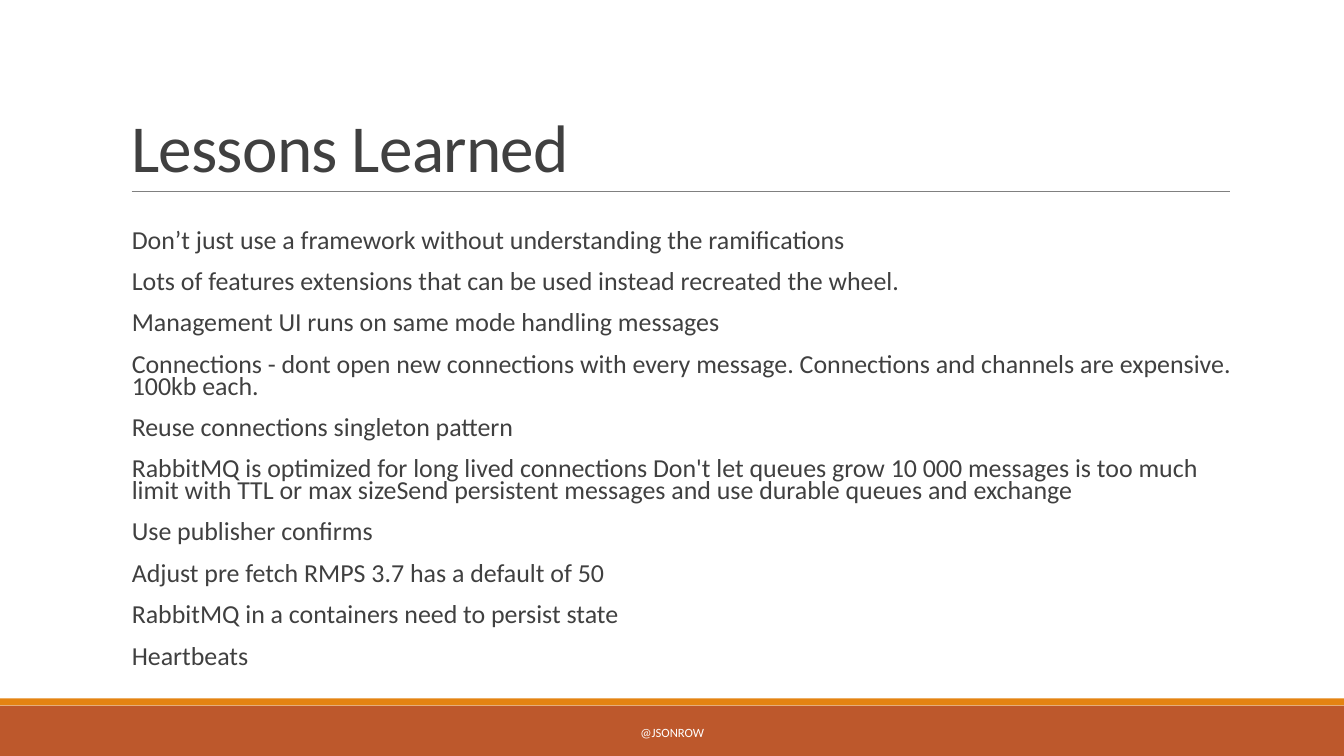
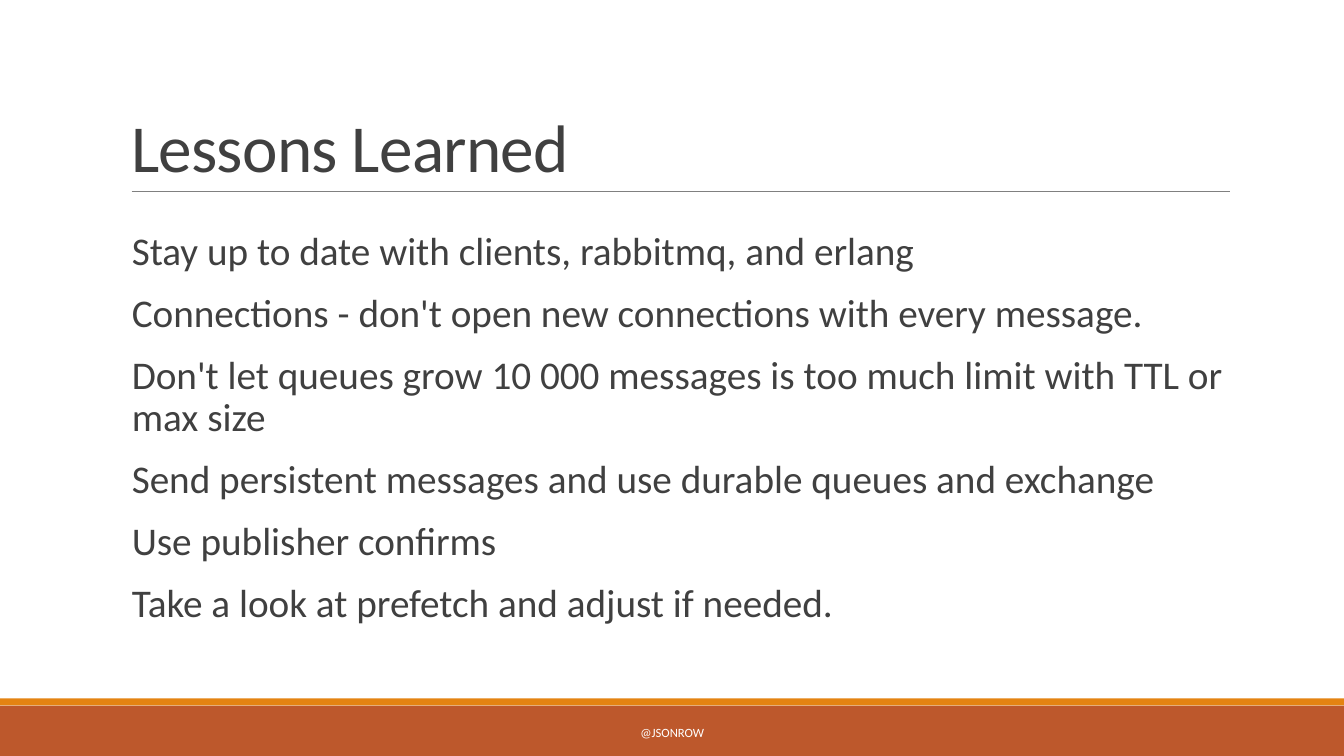
Before and after one commit to JasonRowe/TCCC23, a slide deck: slide 21 of Microservice_plumbing_with_RabbitMQ.pptx. Drawn at 1344x756 pixels with LibreOffice and Linux fonts; fonts in the diff are those of the drawing. Boxes give left, top, right and bottom in pixels: in the first picture for what was removed or moved away, otherwise in the second. Text is boxed around its words. In the diff, an @@ line names an element or a change of style, - is before the commit and + after.

```diff
--- a/Microservice_plumbing_with_RabbitMQ.pptx
+++ b/Microservice_plumbing_with_RabbitMQ.pptx
@@ text at [132, 237, 1222, 500]: text changed; size 18.5 to 28 pt @@
-Don’t just use a framework without understanding the ramifications
-Lots of features extensions that can be used instead recreated the wheel.
-Management UI runs on same mode handling messages
-Connections - dont open new connections with every message. Connections and channels are expensive. 100kb each.
-Reuse connections singleton pattern
-RabbitMQ is optimized for long lived connections Don't let queues grow 10 000 messages is too much limit with TTL or max sizeSend persistent messages and use durable queues and exchange
+Stay up to date with clients, rabbitmq, and erlang
+Connections - don't open new connections with every message.
+Don't let queues grow 10 000 messages is too much limit with TTL or max size
+Send persistent messages and use durable queues and exchange
@@ text at [132, 527, 496, 562]: size 18.5 to 28 pt in "Use publisher confirms"; line spacing 0.7 to 0.9 @@
@@ text at [132, 589, 833, 624]: text changed; size 18.5 to 28 pt @@
-Adjust pre fetch RMPS 3.7 has a default of 50
-RabbitMQ in a containers need to persist state
-Heartbeats
+Take a look at prefetch and adjust if needed.
```
Also in this commit, not shown: 2 other slides changed, 1 slide removed, 9 other files.
